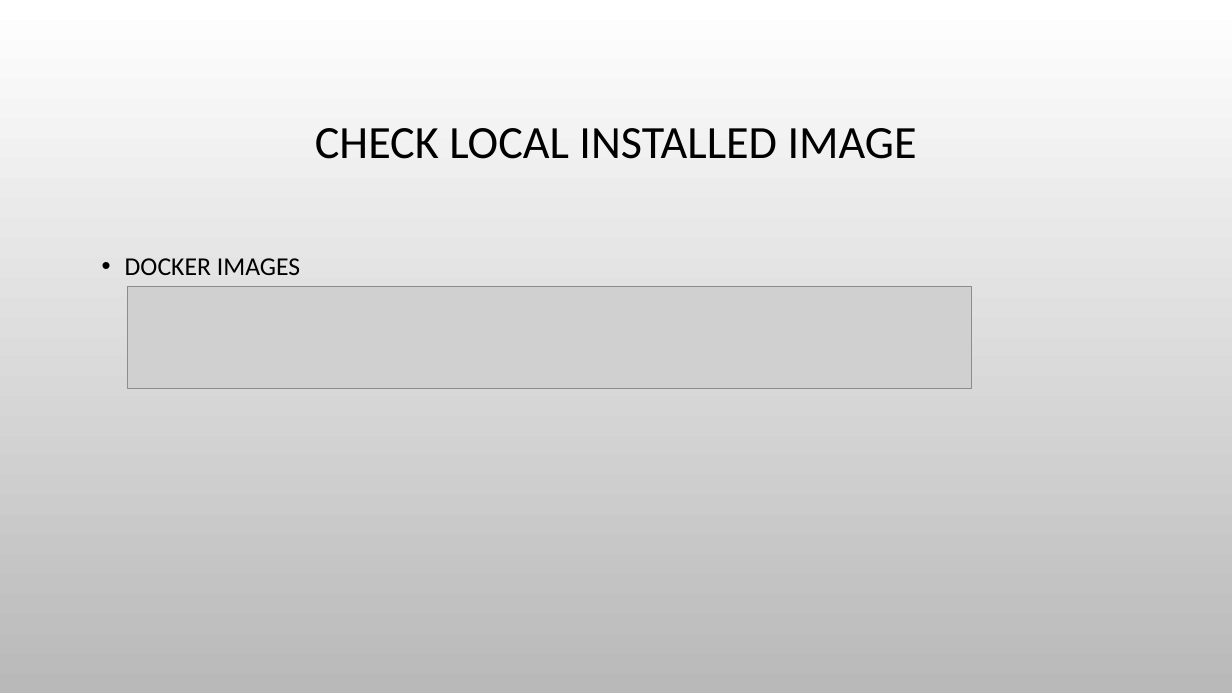
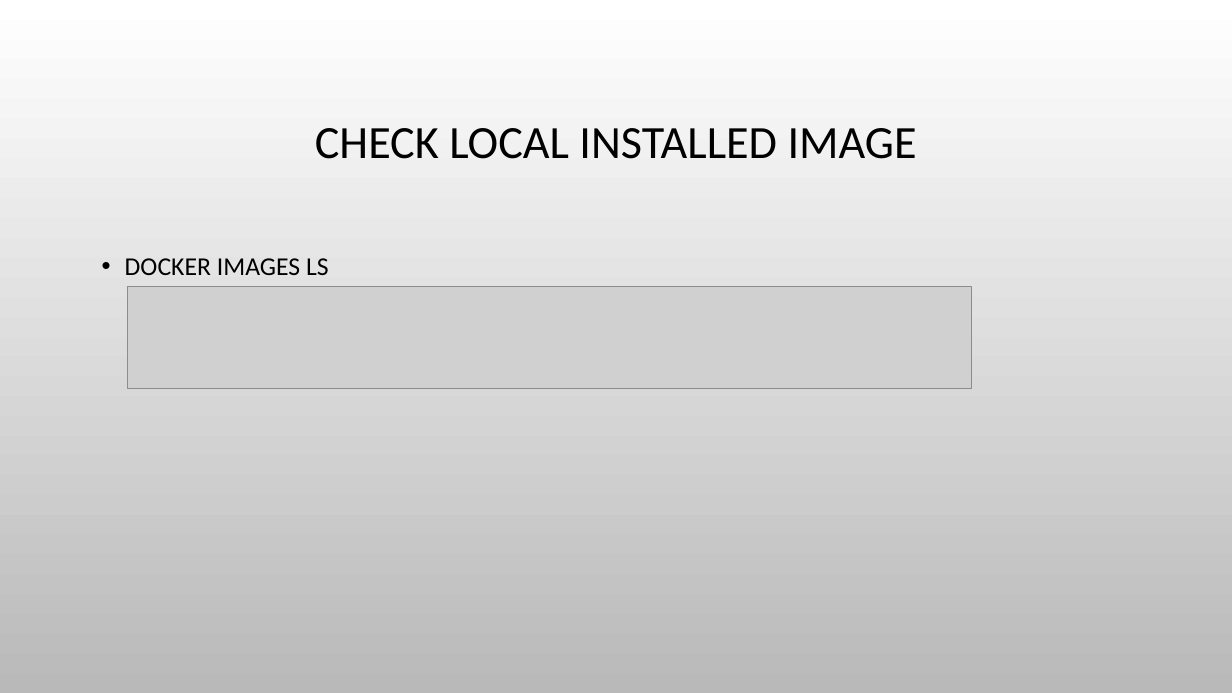
Before and after one commit to haixiang1977/iris, a slide deck: slide 11 of Docker Practice.pptx. Drawn at 1232x693 pixels with LibreOffice and Linux fonts; fonts in the diff are those of the drawing; grey boxes stand for pictures; background and template pictures are left out. Boxes give left, top, right and bottom in pixels: in the first picture for what was removed or moved away, otherwise in the second. Text is boxed around its words. In the diff, an @@ line names an element or a change of style, - is before the commit and + after.

Commit message:
Update the mosquitto docker

```diff
--- a/Docker Practice.pptx
+++ b/Docker Practice.pptx
@@ text at [125, 258, 329, 275]: text changed @@
-• DOCKER IMAGES
+• DOCKER IMAGES LS
```
Also in this commit, not shown: 8 other slides changed, 15 slides added, 1 slide removed, 2 other files.
